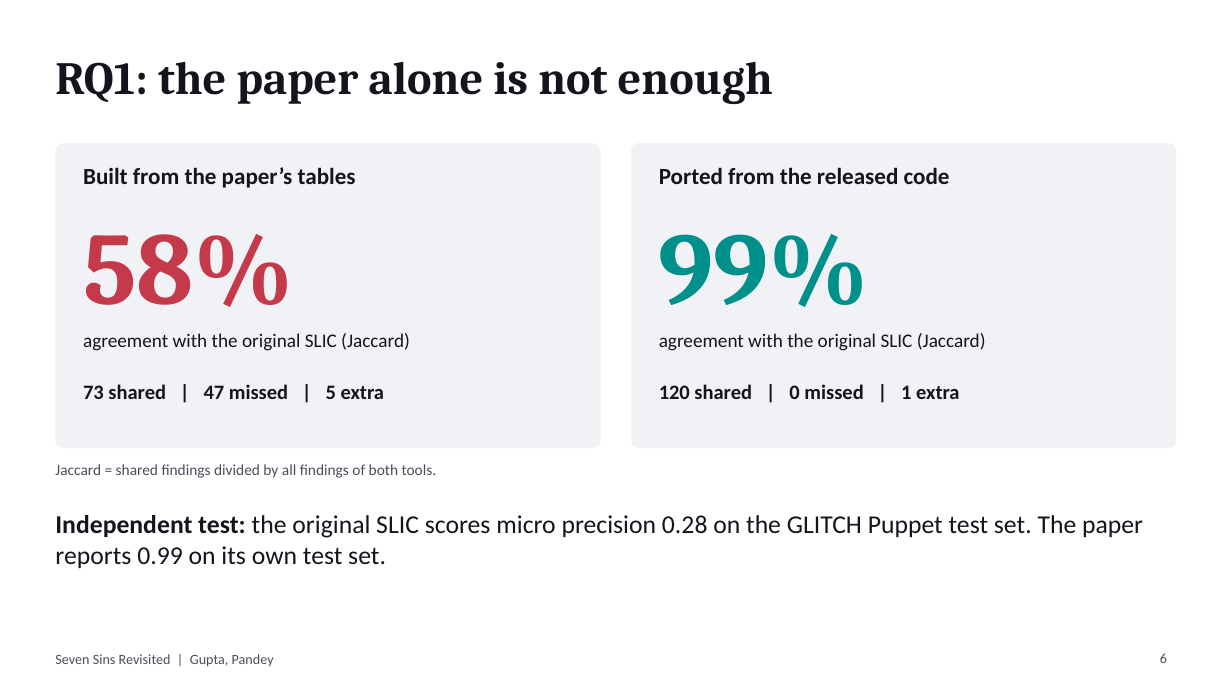
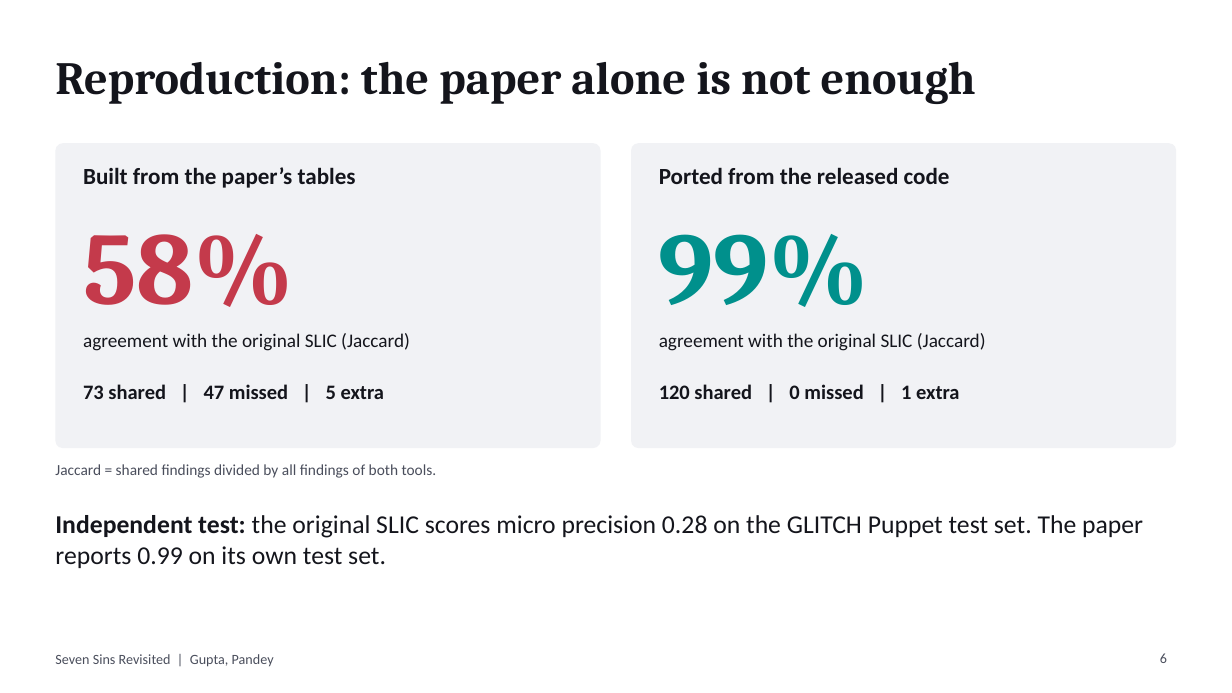
Before and after one commit to iAmAdheil/slicj-seven-sins-revisited, a slide deck: slide 6 of presentation/Seven_Sins_Revisited_Presentation.pptx. Drawn at 1232x693 pixels with LibreOffice and Linux fonts; fonts in the diff are those of the drawing. Boxes give left, top, right and bottom in pixels: in the first picture for what was removed or moved away, otherwise in the second. Text is boxed around its words. In the diff, an @@ line names an element or a change of style, - is before the commit and + after.

```diff
--- a/presentation/Seven_Sins_Revisited_Presentation.pptx
+++ b/presentation/Seven_Sins_Revisited_Presentation.pptx
@@ title at [55, 62, 976, 104]: text changed @@
-RQ1: the paper alone is not enough
+Reproduction: the paper alone is not enough
```
Also in this commit, not shown: 9 other slides changed, 22 other files.
